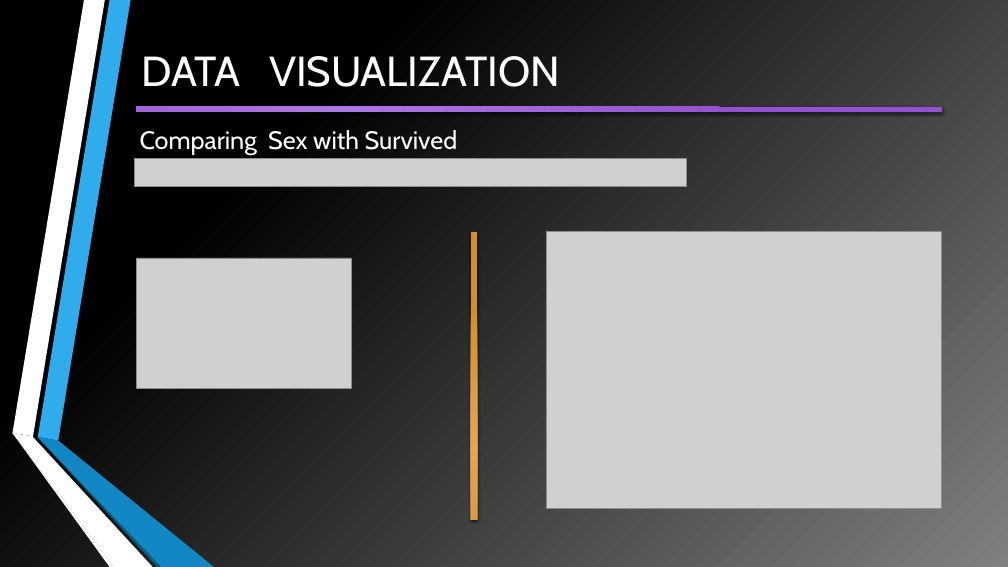
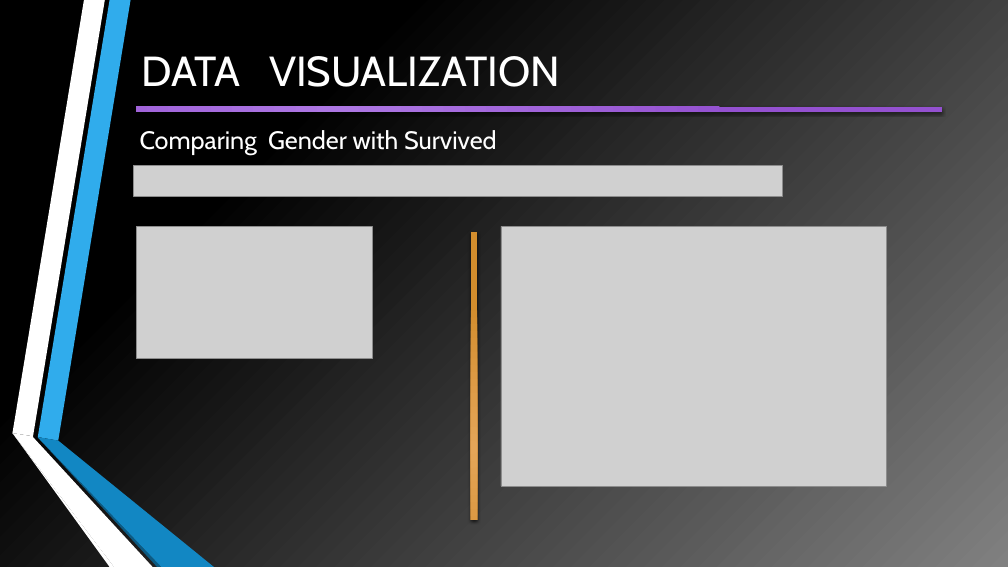
Before and after one commit to VirendraVerma-Viru/Titanic-Project-ML, a slide deck: slide 12 of TITANIC SURVIVOR PREDICTION.pptx. Drawn at 1008x567 pixels with LibreOffice and Linux fonts; fonts in the diff are those of the drawing; grey boxes stand for pictures. Boxes give left, top, right and bottom in pixels: in the first picture for what was removed or moved away, otherwise in the second. Text is boxed around its words. In the diff, an @@ line names an element or a change of style, - is before the commit and + after.

```diff
--- a/TITANIC SURVIVOR PREDICTION.pptx
+++ b/TITANIC SURVIVOR PREDICTION.pptx
@@ text at [140, 130, 497, 155]: text changed @@
-  Comparing Sex with Survived
+  Comparing Gender with Survived
@@ picture added at [134, 166, 783, 197] @@
@@ picture removed at [135, 159, 687, 187] @@
@@ picture: place and size @@
-picture at [136, 258, 351, 388]
+picture at [136, 227, 372, 358]
@@ picture: place and size @@
-picture at [547, 231, 942, 508]
+picture at [501, 227, 887, 487]
```
Also in this commit, not shown: 7 other slides changed, 6 other files.
